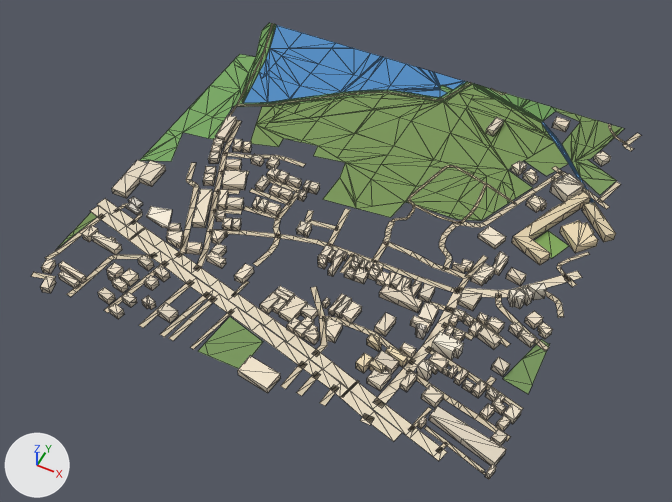
Two versions of the glTF model public/assets/bengaluru-region-v1/tiles/t22_-16-l0.glb, one commit apart.
The view is the same before and after, from a camera (50 mm lens) standing at (11554.0, -8408.0, 727.0) and looking at (11251.0, -7803.0, -28.0). The lights are fixed; the arrows at lower left show +X, +Y and +Z. The picture after the commit comes second. Mesh edges are drawn as thin lines. Vertices at exactly the same position are counted once.

In view in the first picture: 'building', 'ground', 'water'.
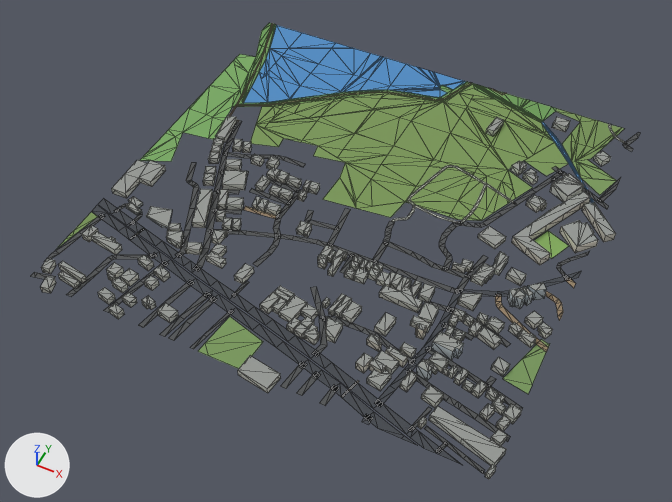
The change in detail:
me_building is used by ob_building; location (11000.0, -8000.0, 0.0).
me_building had 1600 vertices, 2090 faces and spanned x 2.0..518.0, y -11.0..477.0, z 0.0..15.0.
me_building now has 1600 vertices, 2574 faces and spans x 2.0..518.0, y -11.0..477.0, z 0.0..15.0.
me_building part 1: 2090 kept faces spanning x 2.0..518.0, y -11.0..477.0, z 0.0..15.0 get new vertex colours.
Edits to the shape of me_building do not show in these pictures.
me_ground is used by ob_ground; location (11000.0, -8000.0, 0.0).
me_ground had 1152 vertices, 1162 faces and spanned x -3.0..504.0, y -6.0..501.0, z 1.0.
me_ground now has 1177 vertices, 1187 faces and spans x 0.0..500.0, y 0.0..500.0, z 1.0.
me_ground part 2: the loose piece of 26 vertices spanning x 376.0..504.0, y 21.0..260.0, z 1.0 is rebuilt with 26 vertices and now spans x 377.0..500.0, y 21.0..262.0, z 1.0.
me_ground part 3: the loose piece of 10 vertices spanning x 315.0..413.0, y -6.0..35.0, z 1.0 is rebuilt with 12 vertices and now spans x 315.0..430.0, y 0.0..34.0, z 1.0.
me_ground part 4: the loose piece of 4 vertices spanning x 374.0..384.0, y 0.0..9.0, z 1.0 is rebuilt with 4 vertices and now spans x 376.0..383.0, y 0.0..9.0, z 1.0.
me_ground part 5: 74 vertices moved from x -3.0..503.0, y -1.0..464.0, z 1.0 to x 0.0..500.0, y 0.0..470.0, z 1.0; 64 vertices removed from x -2.0..503.0, y -6.0..501.0, z 1.0; 87 vertices added at x 0.0..500.0, y 0.0..500.0, z 1.0.
me_ground part 6: 505 kept faces spanning x 0.0..500.0, y 0.0..500.0, z 1.0 get new vertex colours; the middle colour goes from beige #d7c9ae to dark grey #535556.
Other edits to the shape of me_ground do not show in these pictures.

Where the change shows, as pixel boxes (x1, y1, x2, y2) in the pictures (672 x 502 px; the box of a moved part takes in the faces that stretch with it):
'ground', reshaped
    before: (31, 23, 642, 474)
    after: (31, 23, 640, 474)
part 1 of me_building, recoloured
    both: (41, 115, 616, 478)
part 2 of me_ground, rebuilt
    before: (373, 271, 582, 408)
    after: (376, 271, 581, 407)
part 3 of me_ground, rebuilt (17% wider)
    before: (315, 369, 402, 441)
    after: (316, 370, 418, 446)
part 4 of me_ground, rebuilt
    before: (360, 414, 374, 425)
    after: (362, 414, 372, 424)
part 5 of me_ground, moved or reshaped
    before: (31, 88, 642, 474)
    after: (31, 88, 640, 474)
part 6 of me_ground, recoloured
    both: (53, 47, 630, 473)
